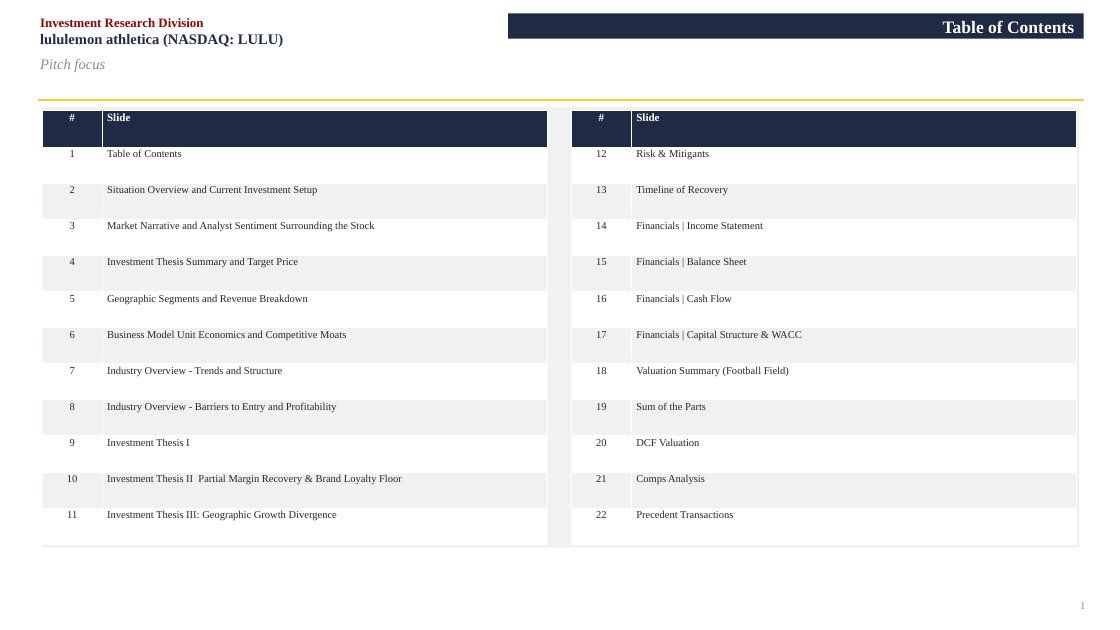
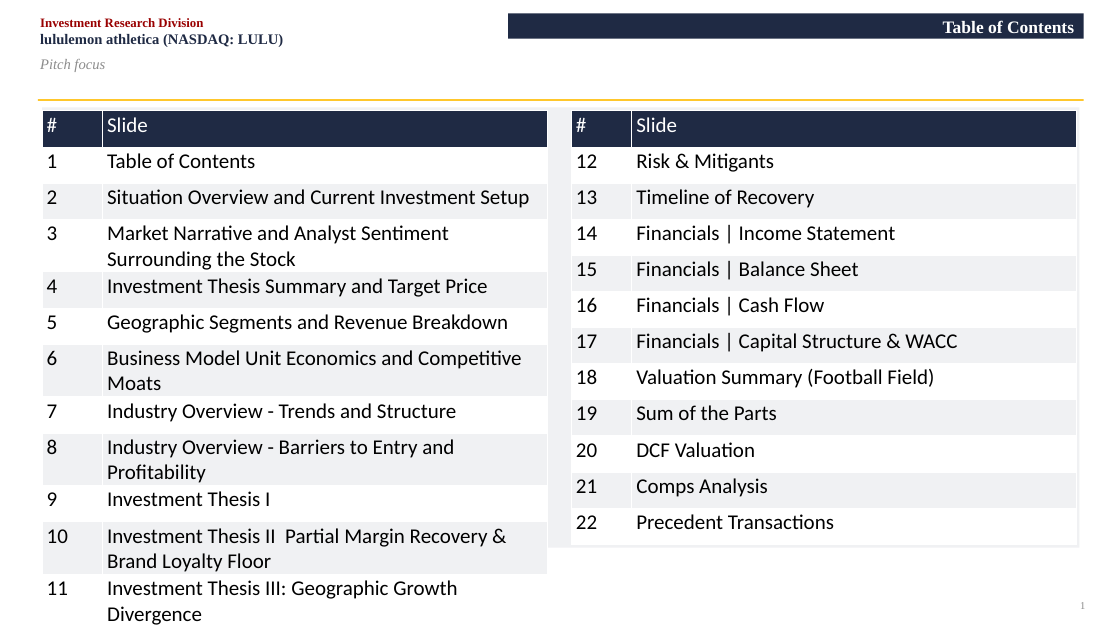
Before and after one commit to vengeanceaiUSC/RM, a slide deck: slide 1 of LULU/LULU_Investment_Pitch_Deck.pptx. Drawn at 1120x630 pixels with LibreOffice and Linux fonts; fonts in the diff are those of the drawing. Boxes give left, top, right and bottom in pixels: in the first picture for what was removed or moved away, otherwise in the second. Text is boxed around its words. In the diff, an @@ line names an element or a change of style, - is before the commit and + after.

```diff
--- a/LULU/LULU_Investment_Pitch_Deck.pptx
+++ b/LULU/LULU_Investment_Pitch_Deck.pptx
@@ table at [42,111,548,629] @@
@@ size 9.5 to 18 pt, bold off in "#", "Slide" @@
@@ font Times New Roman to Calibri, size 9 to 18 pt, text colour #262626 to #000000 @@
@@ alignment centre to left @@
@@ table at [571,111,1077,544] @@
@@ size 9.5 to 18 pt, bold off in "#", "Slide" @@
@@ font Times New Roman to Calibri, size 9 to 18 pt, text colour #262626 to #000000 @@
@@ alignment centre to left @@
```
Also in this commit, not shown: 8 other slides changed, 4 other files.
